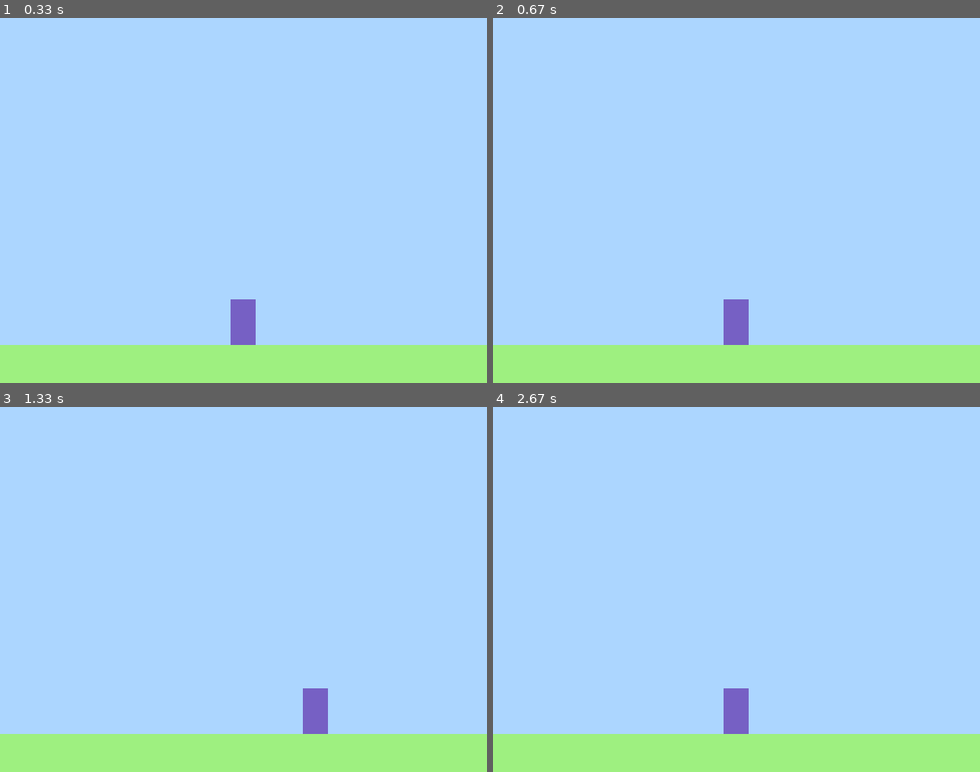
Above: before the commit, frames 1-4 (two rows, left to right).
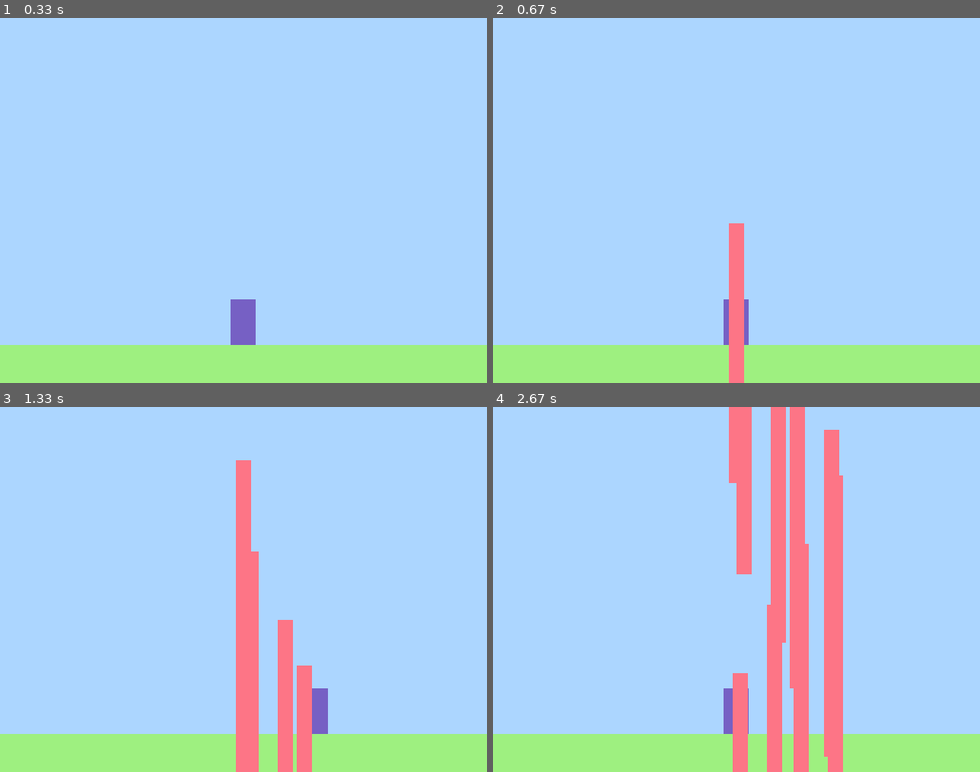
Above: after the commit, the same moments.

Repository: HUIKIM0/pygame_Attack-the-ball
Game: pygame game, started from 2.keyevent.py
Same seed, same stepped clock (60 frames per second), same inputs: the game is played once before the commit and once after it.
Inputs:
- Up to frame 1 (0.33 s): no input
- Up to frame 2 (0.67 s): tap Space at 0.33 s
- Up to frame 3 (1.33 s): hold Right 0.67-1.13 s; tap Space at 0.73, 1.03, 1.23 s; hold Right from 1.17 s (still down)
- Up to frame 4 (2.67 s): tap Space at 1.53, 1.73, 2.03, 2.3, 2.6 s; release Right at 1.63 s; hold Left 1.67-2.2 s; hold Left 2.23-2.63 s

Frame 1 is identical in both runs. In frame 2, 1.4% of the frame differs, in the area x 48-52%, y 56-100%; in frame 3, 5.8%; in frame 4, 13%, in the area x 48-72%, y 0-100%.

Commit message:
Update 2.keyevent.py

Diff:
--- a/2.keyevent.py
+++ b/2.keyevent.py
@@ -52,6 +52,12 @@
 character_speed = 5
 
 
+# 무기 만들기
+weapon = pygame.image.load(os.path.join(image_path, "weapon.png"))
+
+weapon_size = weapon.get_rect().size
+weapon_width = weapon_size[0]
+
 # ●무기는 한 번에 여러 발 발사 가능(list로 처리)
 weapons = []
 
@@ -83,11 +89,10 @@
                 character_go_x -= character_speed
             elif event.key == pygame.K_RIGHT:
                 character_go_x += character_speed
-
-            elif event.type == pygame.K_SPACE: # 무기 발사
-                weapon_x_pos = character_x_pos + (character_width/2)  # 무기는 캐릭터의 중앙에서 나오게
+            elif event.key == pygame.K_SPACE: # 무기 발사
+                weapon_x_pos = character_x_pos +  (character_width/2) - (weapon_width/2) # 무기는 캐릭터의 중앙에서 나옴
                 weapon_y_pos = character_y_pos  # 캐릭터의 바로 위에서 발사되게
-                weapons.append = ([weapon_x_pos, weapon_y_pos])  # list의 형태로 weapons list에 x좌표 y좌표 추가
+                weapons.append([weapon_x_pos, weapon_y_pos])  # list의 형태로 weapons list에 x좌표 y좌표 추가
                                                                  # 무기를 여러번 쏘면 쏠수록 이런 값들이 계속 추가됨
 
         # ●사용자가 손을 땜
@@ -110,7 +115,7 @@
     # 공격시 무기 위치 위로 올라가게 변경. 한줄 for문 [ i for i in 변수명]
     # 0번째 인덱스의 값, 1번째 인덱스의 값 에서 weapon_speed만큼 빼기
     # 위로 올라갈수록 0에 가까워지니까, x는 그대로 두고 y는 스피드만큼 빼야함
-    weapons = [ [up[0],up[1] - weapon_speed] for up in weapons]  # ★
+    weapons = [ [up[0], up[1] - weapon_speed] for up in weapons]  # ★
 
     # ★4. 충돌 처리
 
@@ -119,9 +124,9 @@
     screen.blit(stage,(0,(screen_height-stage_height))) # 0,430
     screen.blit(character,(character_x_pos,character_y_pos))
 
-    # list weapons에 담긴 개수 만큼 스크린에 그려준다
-    for weapon_x_pos,weapons_y_pos in weapons:
-        screen.blit(weapons,(weapon_x_pos,weapon_y_pos))
+    # list weapons에 담긴 개수 만큼 weapon.png를 그려준다
+    for weapon_x_pos,weapon_y_pos in weapons:
+        screen.blit(weapon,(weapon_x_pos,weapon_y_pos))
 
     pygame.display.update()
 
